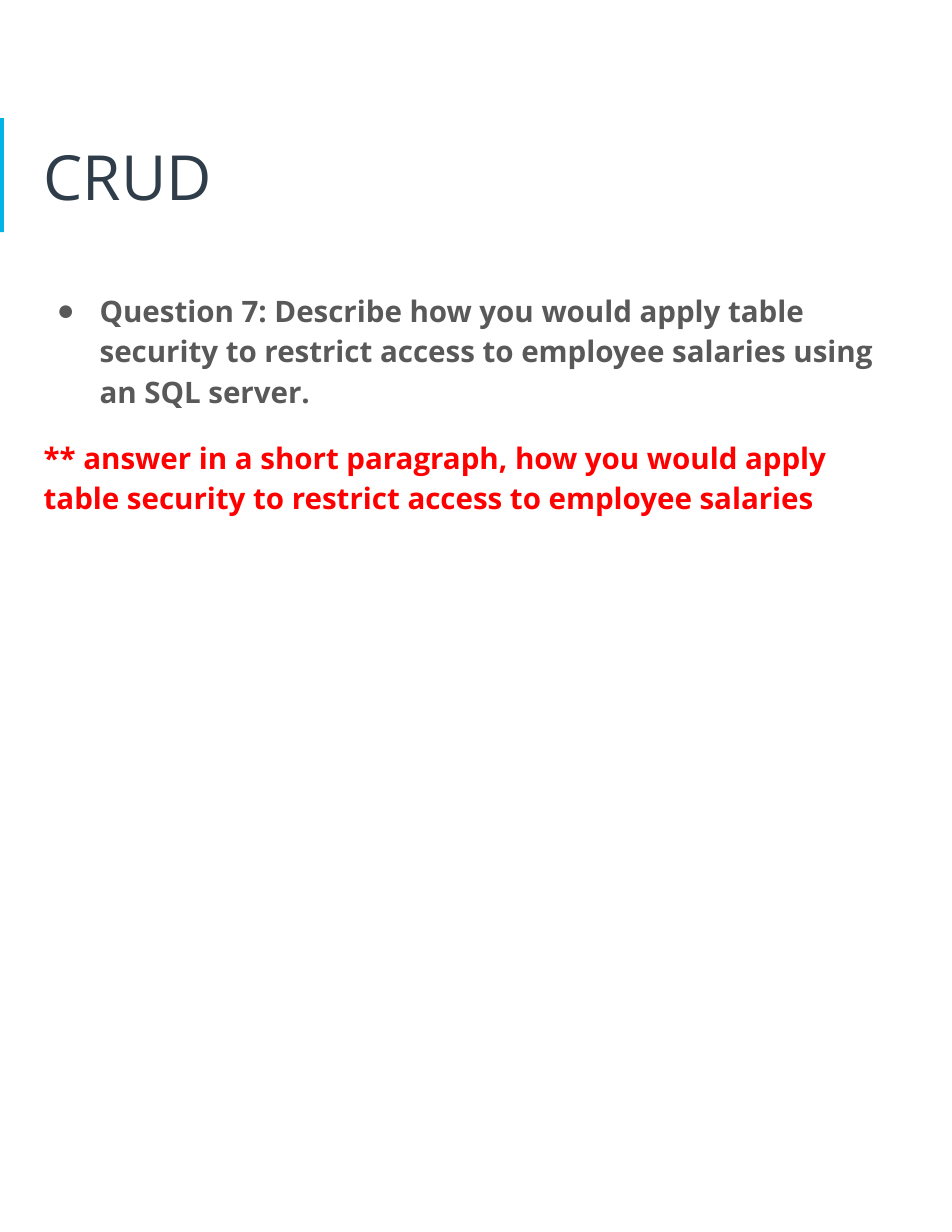
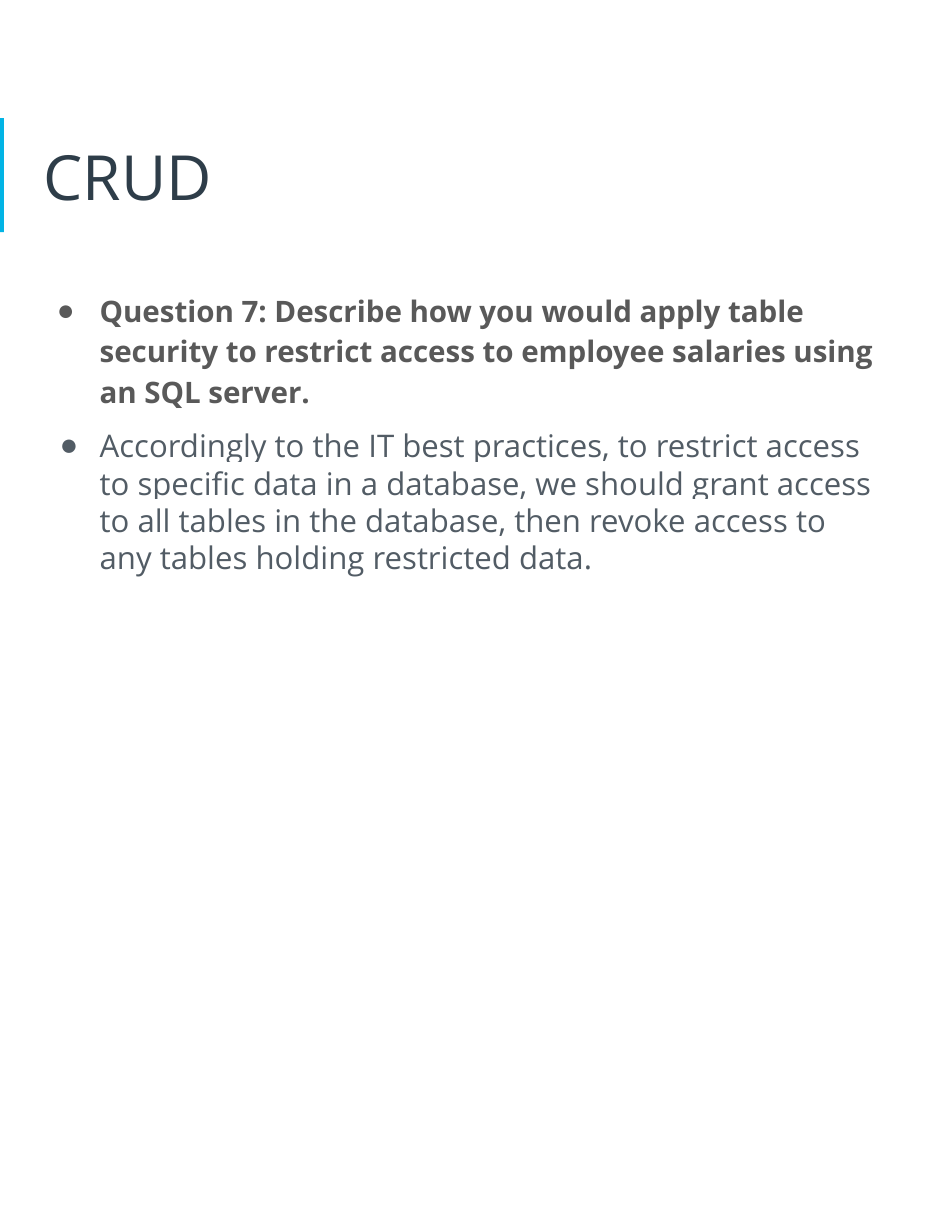
Before and after one commit to LeoArruda/UdacityHRDatabase, a slide deck: slide 25 of Docs/HR Database Proposal.pptx (slide 24 before the commit). Drawn at 952x1232 pixels with LibreOffice and Linux fonts; fonts in the diff are those of the drawing. Boxes give left, top, right and bottom in pixels: in the first picture for what was removed or moved away, otherwise in the second. Text is boxed around its words. In the diff, an @@ line names an element or a change of style, - is before the commit and + after.

```diff
--- a/Docs/HR Database Proposal.pptx
+++ b/Docs/HR Database Proposal.pptx
@@ text at box(100, 433, 871, 577): text changed; size 19 to 20 pt; text colour #FF0000 to #525C65; bold off @@
-** answer in a short paragraph, how you would apply table security to restrict access to employee salaries
+● Accordingly to the IT best practices, to restrict access to specific data in a database, we should grant access to all tables in the database, then revoke access to any tables holding restricted data.
```
Also in this commit, not shown: 15 other slides changed, 2 slides added, 1 slide removed, 5 other files.
